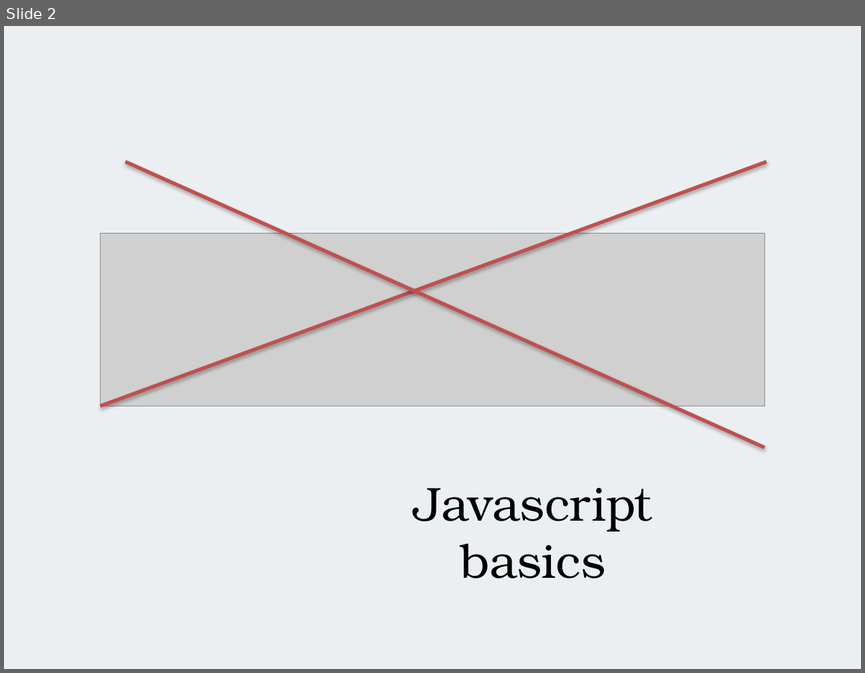
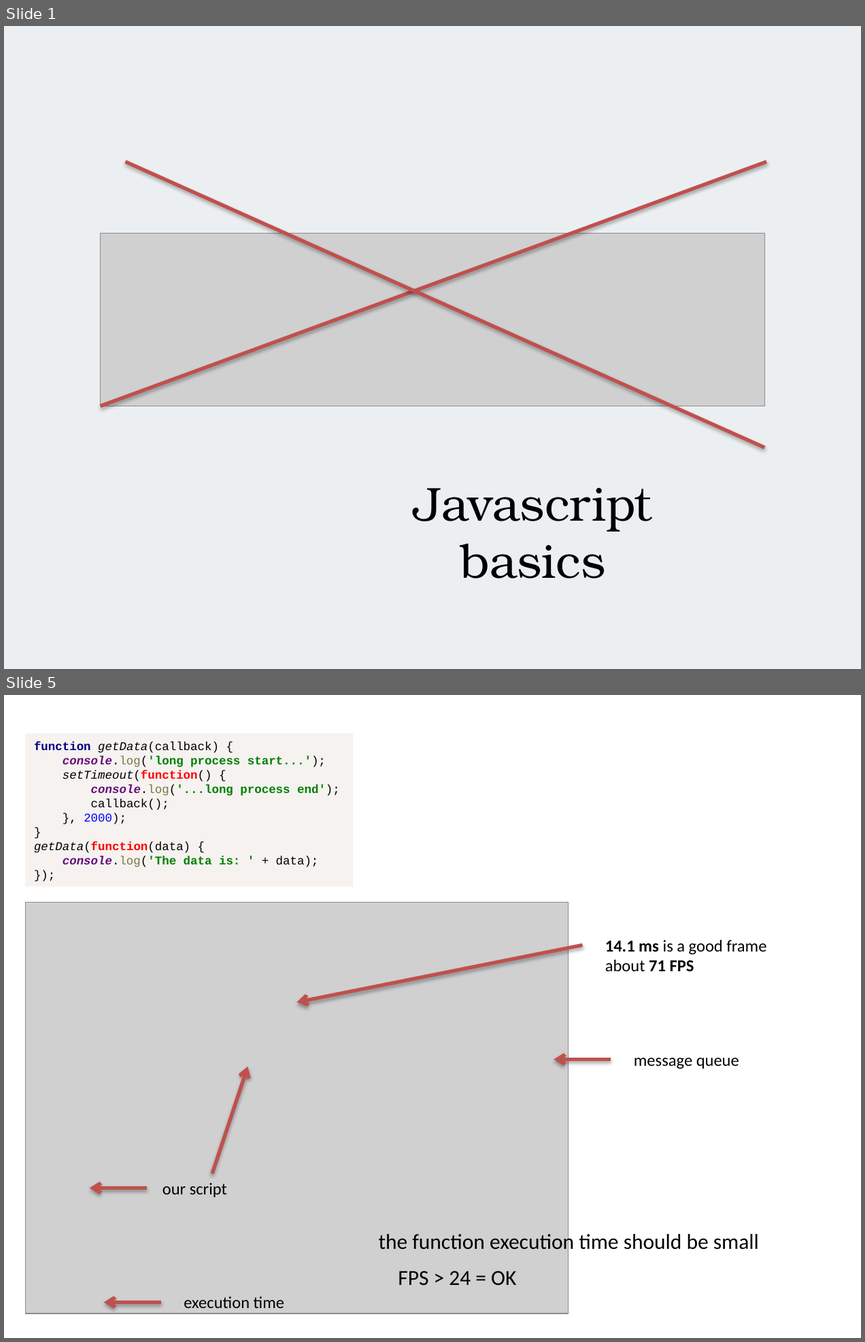
Before and after one commit to alexeymatveevp/angularjs-course, a slide deck: docs/00_jsbasics.pptx. Shown one above the other, each under a label of ours: slide 2 before the commit, slides 1 and 5 after it; the slides between them are not shown. The pictures are 865x673 and 865x1342 pixels, drawn with LibreOffice and Linux fonts; fonts in the diff are those of the drawing; grey boxes stand for pictures. Boxes give left, top, right and bottom in pixels: in the first picture for what was removed or moved away, otherwise in the second. Text is boxed around its words. In the diff, an @@ line names an element or a change of style, - is before the commit and + after.

```diff
--- a/docs/00_jsbasics.pptx
+++ b/docs/00_jsbasics.pptx
@@ slide 5 added at [4, 695, 861, 1338], background #FFFFFF @@
@@ rectangle added at [26, 734, 353, 886], fill #F5F2F0, 10 pt, text #000000, bold @@
+function getData(callback) {
+console.log('long process start...');
+setTimeout(function() {
+console.log('...long process end');
+callback();
+}, 2000);
+}
+getData(function(data) {
+console.log('The data is: ' + data);
+});
@@ picture added at [26, 902, 568, 1314] @@
@@ arrow added from (582, 945) to (297, 1002), #C0504D 3 pt @@
@@ text added at [605, 940, 766, 972], 14 pt, text #000000 @@
+14.1 ms is a good frame
+about 71 FPS
@@ arrow added from (611, 1059) to (554, 1059), #C0504D 3 pt @@
@@ text added at [634, 1057, 739, 1069], 14 pt, text #000000 @@
+message queue
@@ arrow added from (212, 1173) to (247, 1066), #C0504D 3 pt @@
@@ text added at [162, 1183, 227, 1197], 14 pt, text #000000 @@
+our script
@@ arrow added from (147, 1187) to (90, 1187), #C0504D 3 pt @@
@@ text added at [379, 1231, 759, 1254], 18 pt, text #000000 @@
+the function execution time should be small
@@ text added at [398, 1270, 516, 1285], 18 pt, text #000000 @@
+FPS > 24 = OK
@@ arrow added from (161, 1302) to (104, 1302), #C0504D 3 pt @@
@@ text added at [184, 1296, 284, 1308], 14 pt, text #000000 @@
+execution time
@@ what was slide 2 is now slide 1 @@
```
Also in this commit, not shown: 7 slides changed, 6 other slides added, 1 slide removed, 2 other files.
